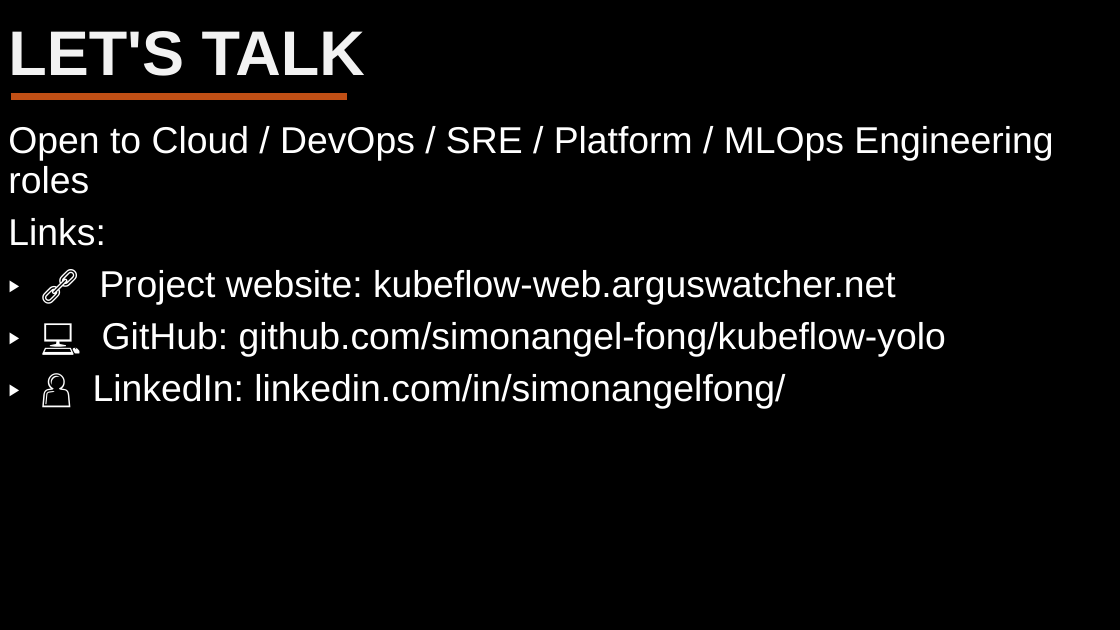
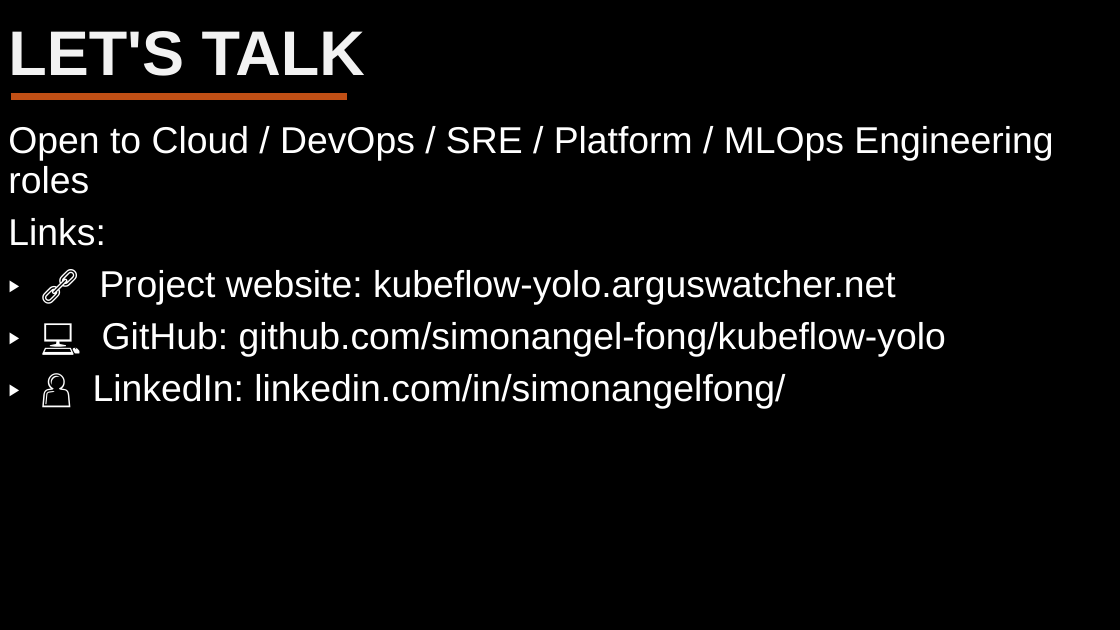
Before and after one commit to simonangel-fong/kubeflow-yolo, a slide deck: slide 23 of docs/kubeflow-yolo.pptx. Drawn at 1120x630 pixels with LibreOffice and Linux fonts; fonts in the diff are those of the drawing; background and template pictures are left out. Boxes give left, top, right and bottom in pixels: in the first picture for what was removed or moved away, otherwise in the second. Text is boxed around its words. In the diff, an @@ line names an element or a change of style, - is before the commit and + after.

```diff
--- a/docs/kubeflow-yolo.pptx
+++ b/docs/kubeflow-yolo.pptx
@@ text at bbox=[99, 270, 896, 305]: text changed @@
-▸ 🔗 Project website: kubeflow-web.arguswatcher.net
+▸ 🔗 Project website: kubeflow-yolo.arguswatcher.net
```
Also in this commit, not shown: 4 other files.
